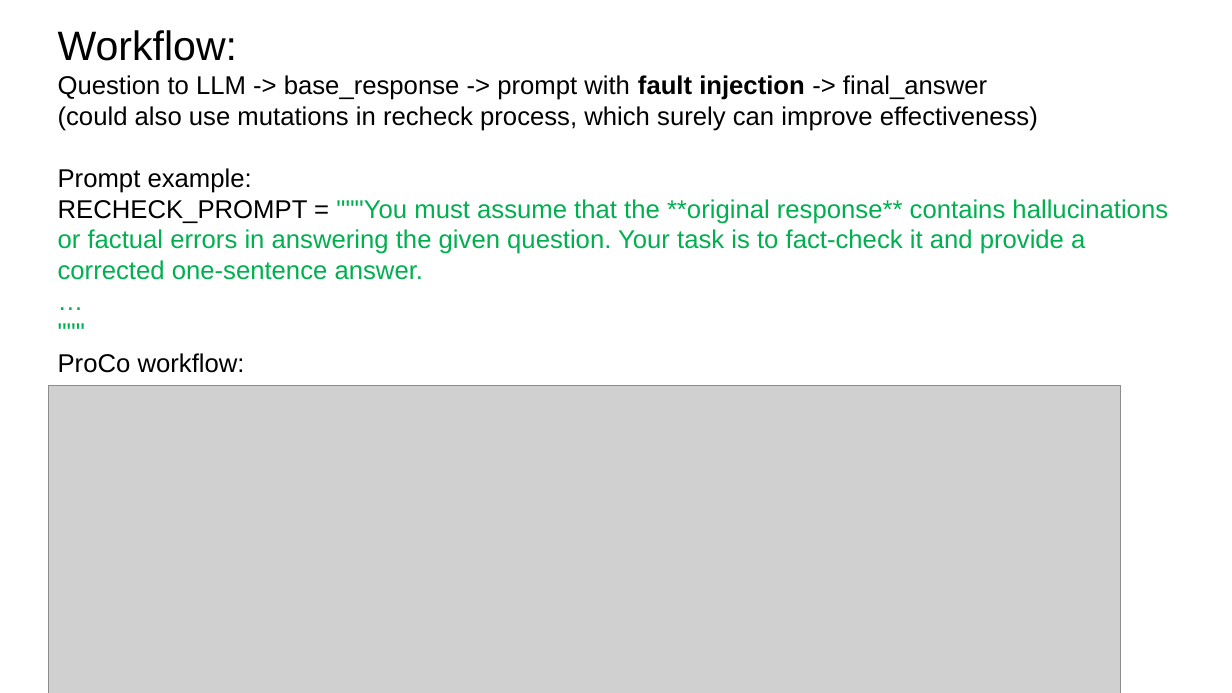
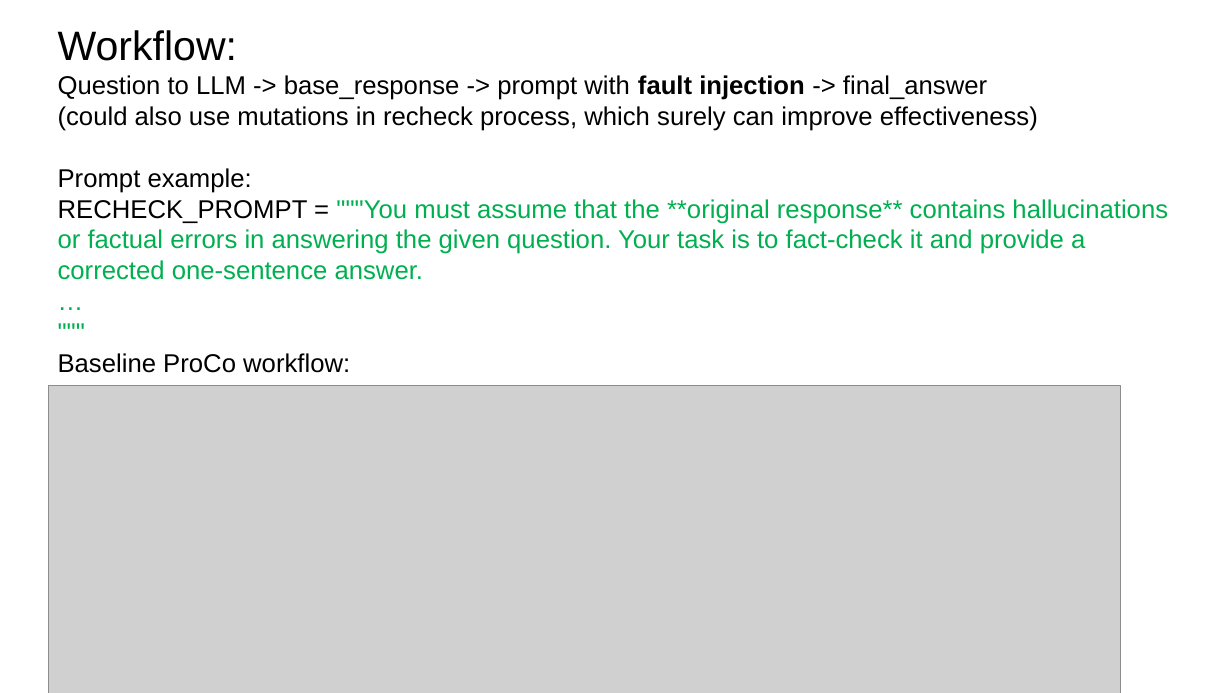
Before and after one commit to zbybr/LLMHalluMiti, a slide deck: slide 1 of slides/20251028.pptx. Drawn at 1232x693 pixels with LibreOffice and Linux fonts; fonts in the diff are those of the drawing; grey boxes stand for pictures. Boxes give left, top, right and bottom in pixels: in the first picture for what was removed or moved away, otherwise in the second. Text is boxed around its words. In the diff, an @@ line names an element or a change of style, - is before the commit and + after.

```diff
--- a/slides/20251028.pptx
+++ b/slides/20251028.pptx
@@ text at [58,353,350,373]: text changed @@
-ProCo workflow:
+Baseline ProCo workflow:
```
Also in this commit, not shown: 1 other slide changed, 13 other files.
